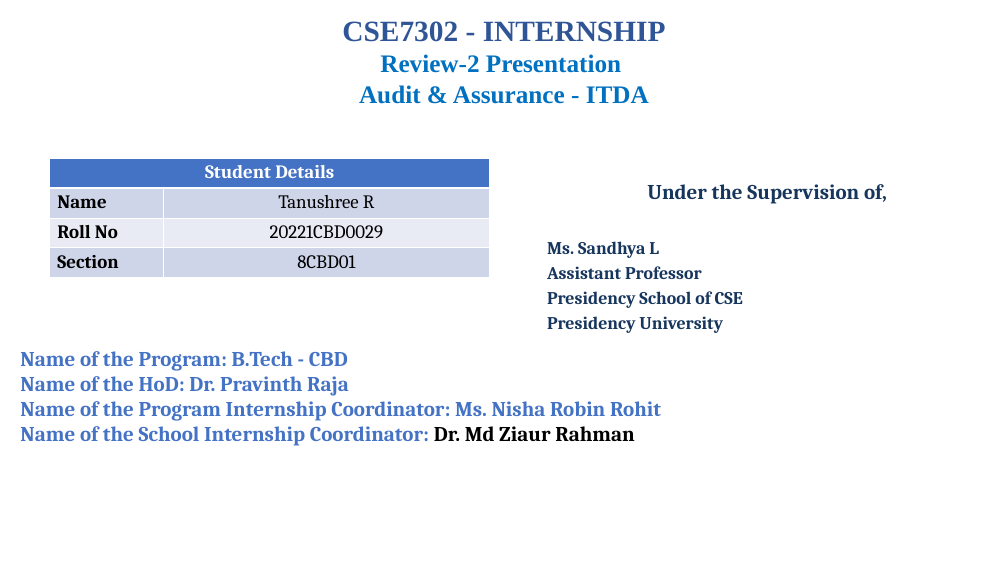
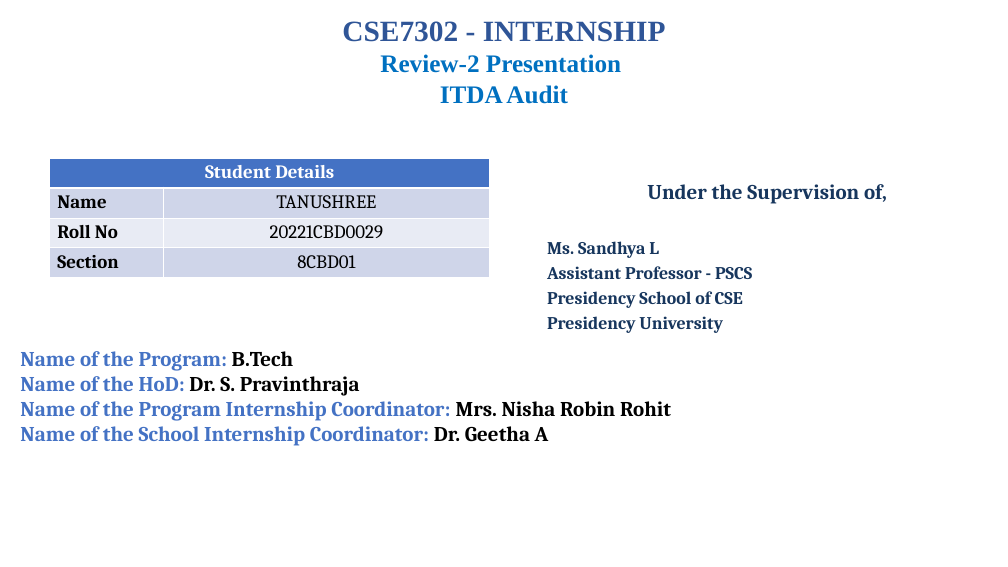
Before and after one commit to tanushreer-7/8-sem-internship, a slide deck: slide 1 of CSE7302-Internship_Review-2 Deloitte.pptx. Drawn at 1008x567 pixels with LibreOffice and Linux fonts; fonts in the diff are those of the drawing; background and template pictures are left out. Boxes give left, top, right and bottom in pixels: in the first picture for what was removed or moved away, otherwise in the second. Text is boxed around its words. In the diff, an @@ line names an element or a change of style, - is before the commit and + after.

```diff
--- a/CSE7302-Internship_Review-2 Deloitte.pptx
+++ b/CSE7302-Internship_Review-2 Deloitte.pptx
@@ text at (x1=342, y1=21, x2=666, y2=104): text changed @@
-CSE7302 - INTERNSHIP
-Review-2 Presentation
-Audit & Assurance - ITDA
+CSE7302 - INTERNSHIP
+Review-2 Presentation
+ITDA Audit
@@ table at (x1=50, y1=158, x2=490, y2=279) @@
-row 2, column 2: Tanushree R
+row 2, column 2: TANUSHREE
@@ text at (x1=547, y1=266, x2=752, y2=279): text changed @@
-Assistant Professor
+Assistant Professor - PSCS
@@ text at (x1=20, y1=351, x2=671, y2=446): text changed @@
-Name of the Program: B.Tech - CBD
-Name of the HoD: Dr. Pravinth Raja
-Name of the Program Internship Coordinator: Ms. Nisha Robin Rohit
-Name of the School Internship Coordinator: Dr. Md Ziaur Rahman
+Name of the Program: B.Tech
+Name of the HoD: Dr. S. Pravinthraja
+Name of the Program Internship Coordinator: Mrs. Nisha Robin Rohit
+Name of the School Internship Coordinator: Dr. Geetha A
```
Also in this commit, not shown: 3 other files.
